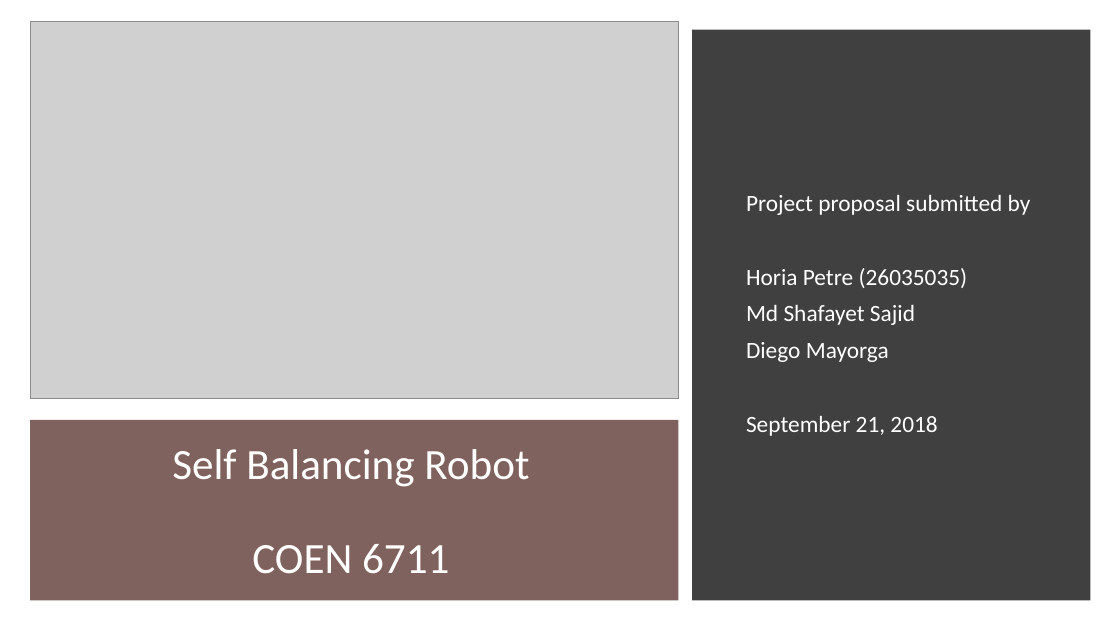
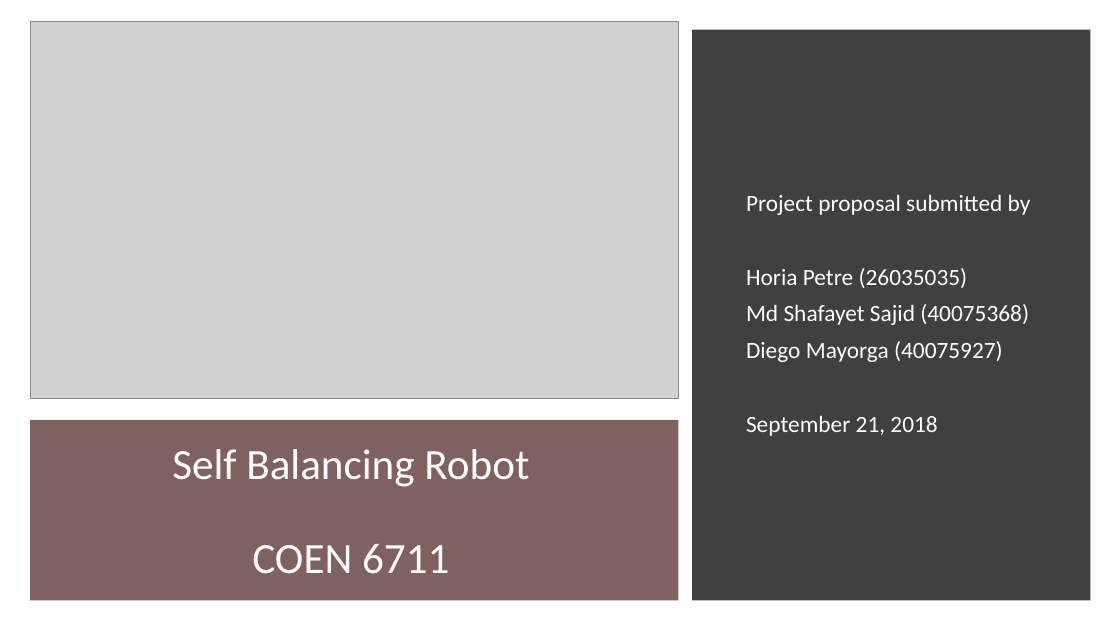
Before and after one commit to hpetre/COEN-6711, a slide deck: slide 1 of Documents/project_proposal.pptx. Drawn at 1120x630 pixels with LibreOffice and Linux fonts; fonts in the diff are those of the drawing; grey boxes stand for pictures. Boxes give left, top, right and bottom in pixels: in the first picture for what was removed or moved away, otherwise in the second. Text is boxed around its words. In the diff, an @@ line names an element or a change of style, - is before the commit and + after.

```diff
--- a/Documents/project_proposal.pptx
+++ b/Documents/project_proposal.pptx
@@ subtitle at [746,304,1029,362]: text changed @@
-Md Shafayet Sajid
-Diego Mayorga
+Md Shafayet Sajid (40075368)
+Diego Mayorga (40075927)
```
Also in this commit, not shown: 2 other slides changed.
